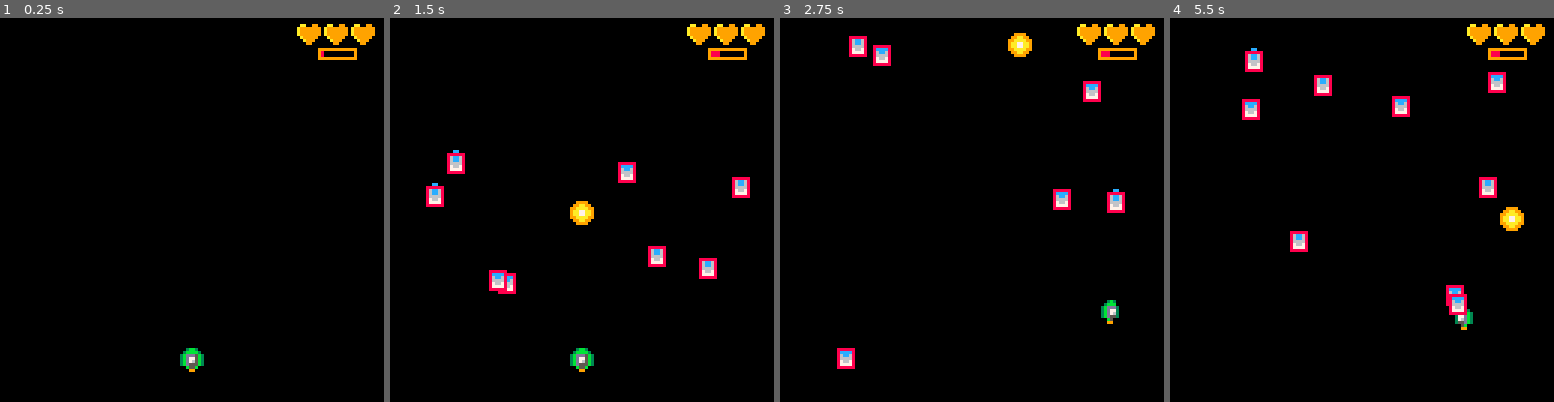
Above: before the commit, frames 1-4 (left to right).
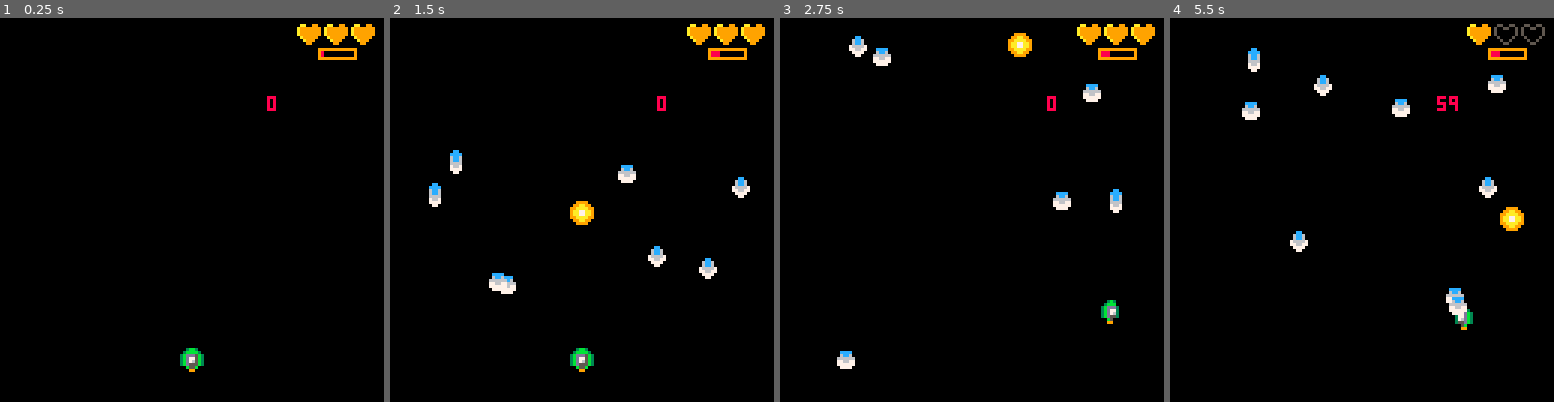
Above: after the commit, the same moments.

Repository: eSuardOdin/my_pico-8_games
Game: PICO-8 cartridge shmup.p8
Two runs of this game, one before a commit and one after it. Both use one fixed random seed, a clock stepped at 60 frames per second and the inputs below.
Inputs:
- Up to frame 1 (0.25 s): no input
- Up to frame 2 (1.5 s): tap X (X key) at 0.33, 1.07 s
- Up to frame 3 (2.75 s): hold Right 1.6-2.1 s; tap X (X key) at 1.85 s; hold Up 2.15-2.42 s; hold Right from 2.47 s (still down)
- Up to frame 4 (5.5 s): tap X (X key) at 2.97, 4.08, 5.2 s; release Right at 3.03 s; hold Left 3.08-3.58 s; hold Down 3.63-3.97 s; hold Right 4.02-4.68 s; hold Up 4.73-5.03 s; hold Left from 5.08 s (still down)

The runs differ from the first frame. In frame 1, less than 0.1% of the frame differs, in the area x 69-72%, y 20-25%; in frame 2, 1.1%; in frame 3, 0.9%; in frame 4, 1.8%, in the area x 18-98%, y 1-78%.

Commit message:
Collision working + added invicibility frames

Diff:
--- a/shmup.p8
+++ b/shmup.p8
@@ -9,7 +9,7 @@
 end
 
 function _update()
-	moveship()
+	manageship()
 	fire()
 	fly_blt()
 	rmv_blt()
@@ -17,6 +17,8 @@
 	rmv_foes()
 	add_foes()
 	update_foes()
+
+	check_foe_collision()
 end
 
 function _draw()
@@ -43,17 +45,31 @@
 blt={},
 heat=0,
 overheat=false,
-life=3
+life=3,
+hbox={
+	x1=1,
+	x2=6,
+	y1=0,
+	y2=7
+ },
+inv=0
 }
 end
 
 --draws ship
 function drawship()
-	spr(ship.sp,ship.x,ship.y)
+ if(ship.inv>0and ship.inv%3==0)then
+
+ else
+		spr(ship.sp,ship.x,ship.y)
+	end
 end
 
 --handles ships ctrl
-function moveship()
+function manageship()
+ if(ship.inv>0)then
+  ship.inv-=1
+ end
 	ship.sp=2
 
 	--diag=2*0.707
@@ -147,6 +163,7 @@
 	if(ship.overheat)then
 		print("overheat!",89,17,8)
 	end
+	print(ship.inv,89,26,8)
 end
 
 --show life
@@ -169,7 +186,7 @@
 
 --add enemy
 function add_foes()
-	if(#foes<10)then
+	if(#foes<10)then --there to f nb
 		foe={
 			x=8+rnd(110),
 			y=-10-rnd(120),
@@ -216,15 +233,31 @@
 	if(#foes>0)then
 		for e in all(foes) do
 			spr(e.sprite,e.x,e.y)
-			rect(e.hbox.x1+e.x,
-			e.hbox.y1+e.y,
-			e.hbox.x2+e.x,
-			e.hbox.y2+e.y)
 		end
 	end
 end
 -->8
 --helper functions
+function collision(s,e)
+	if(s.hbox.y1+s.y<=e.hbox.y2+e.y
+	 and s.hbox.y2+s.y>=e.hbox.y1+e.y
+	 and s.hbox.x1+s.x<=e.hbox.x2+e.x
+	 and s.hbox.x2+s.x>=e.hbox.x1+e.x)then
+  return true
+ else
+  return false
+ end
+end
+
+function check_foe_collision()
+	for e in all(foes) do
+			if(collision(ship,e)
+			and ship.inv==0)then
+				ship.life-=1
+				ship.inv=60
+			end
+		end
+end
 
 __gfx__
 00000000003b3000003bb3000003b300000000000000000000000000000000000000000000000000000000000000000000000000000cc000000cc000005aa500
